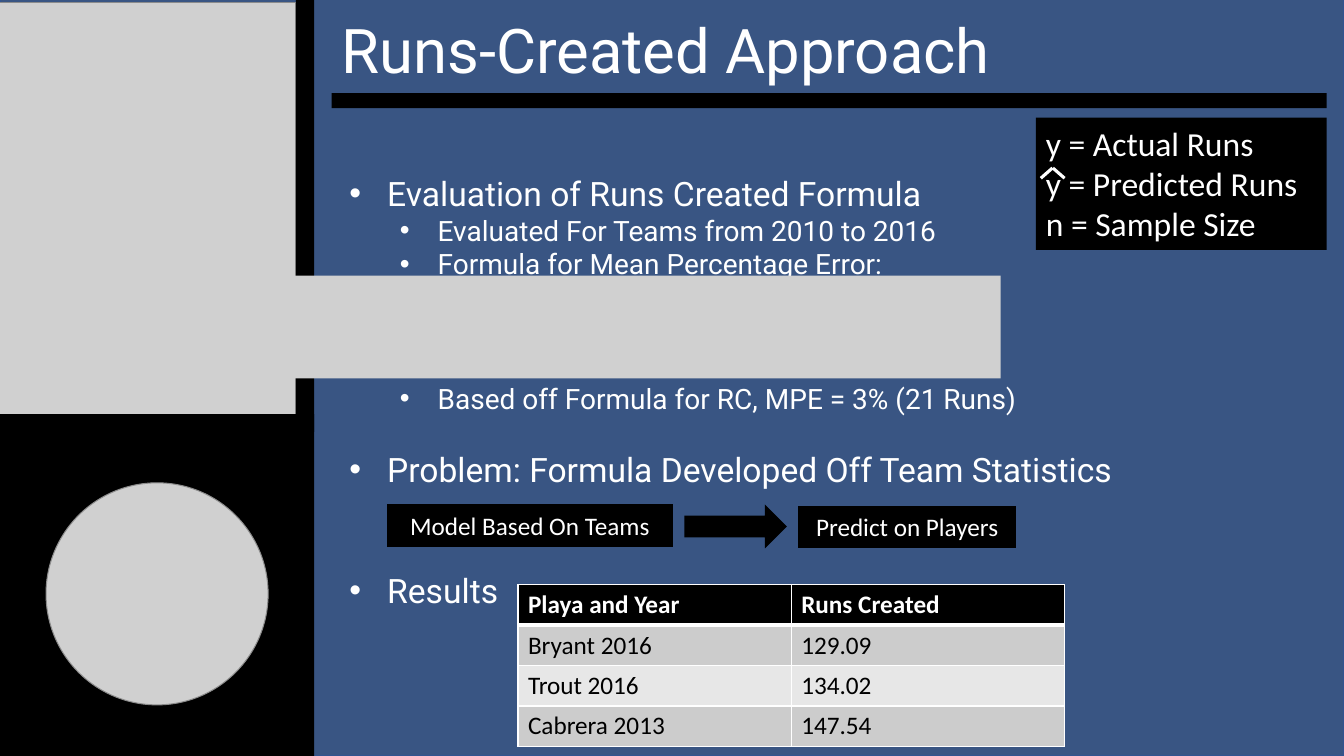
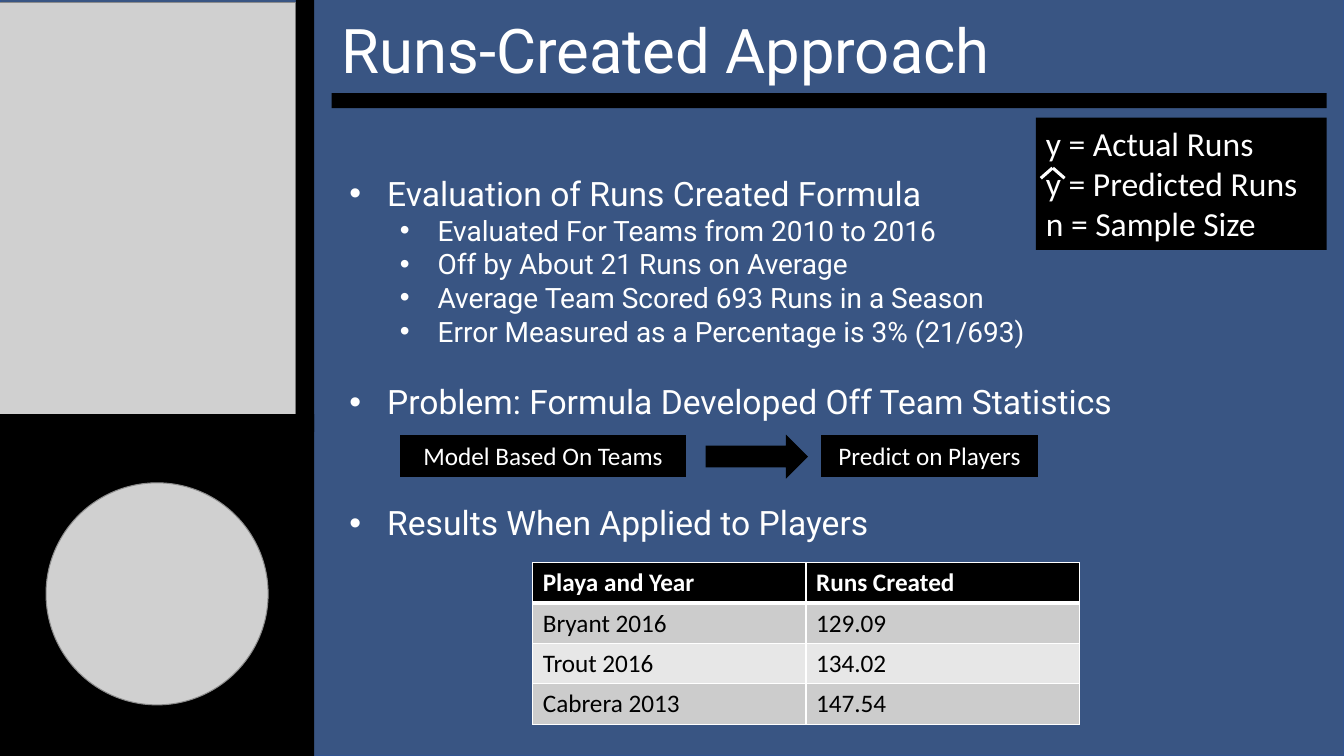
Before and after one commit to SuperMarioGiacomazzo/STOR538_WEBSITE, a slide deck: slide 7 of Slides/Baseball 2/Baseball_2_Lecture.pptx. Drawn at 1344x756 pixels with LibreOffice and Linux fonts; fonts in the diff are those of the drawing; grey boxes stand for pictures. Boxes give left, top, right and bottom in pixels: in the first picture for what was removed or moved away, otherwise in the second. Text is boxed around its words. In the diff, an @@ line names an element or a change of style, - is before the commit and + after.

```diff
--- a/Slides/Baseball 2/Baseball_2_Lecture.pptx
+++ b/Slides/Baseball 2/Baseball_2_Lecture.pptx
@@ text at box(438, 252, 1025, 348): text changed @@
-  • Formula for Mean Percentage Error:
-  • Based off Formula for RC, MPE = 3% (21 Runs)
+  • Off by About 21 Runs on Average
+  • Average Team Scored 693 Runs in a Season
+  • Error Measured as a Percentage is 3% (21/693)
@@ picture removed at box(206, 276, 1001, 379) @@
@@ rectangle "Model Based On Teams": place and size @@
-rectangle "Model Based On Teams" at box(388, 505, 673, 545)
+rectangle "Model Based On Teams" at box(401, 436, 686, 476)
@@ right arrow: place and size @@
-right arrow at box(686, 506, 786, 546)
+right arrow at box(707, 437, 808, 477)
@@ rectangle "Predict on Players": place and size @@
-rectangle "Predict on Players" at box(800, 507, 1016, 547)
+rectangle "Predict on Players" at box(822, 436, 1038, 476)
@@ text at box(387, 510, 869, 542): text changed @@
-• Results
+• Results When Applied to Players
@@ table: place and size @@
-table at box(518, 585, 1065, 746)
+table at box(533, 563, 1080, 724)
```
Also in this commit, not shown: 1 other slide changed, 4 other files.
